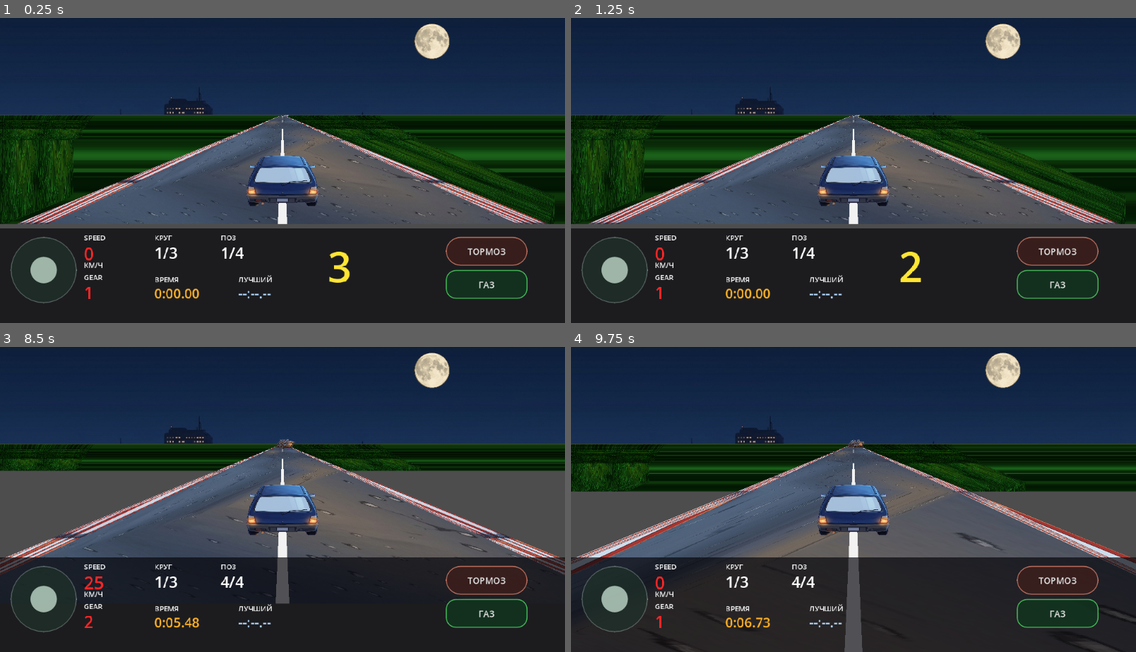
Above: before the commit, frames 1-4 (two rows, left to right).
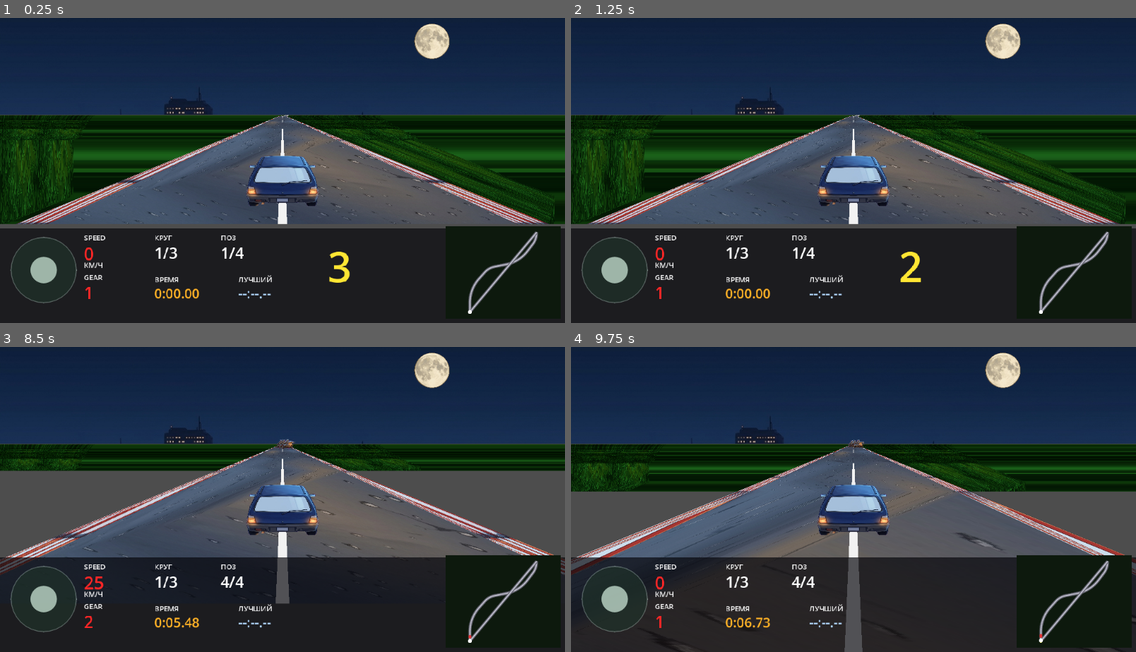
Above: after the commit, the same moments.

Repository: masterofmagic234/Arkon
Game: Godot game, scene res://scenes/level2_pseudo3d.tscn
Two runs of this game, one before a commit and one after it. Both use one fixed random seed, a clock stepped at 60 frames per second and the inputs below. This scene is started directly instead of the project's main scene.
Inputs (mouse positions are in pixels of both pictures, inside the frame that each line leads up to):
- Up to frame 1 (0.25 s): no input
- Up to frame 2 (1.25 s): click "ТОРМОЗ" at 0.5 s
- Up to frame 3 (8.5 s): click "ГАЗ" at 1.25 s; tap Enter at 2, 3.5 s; move the mouse to (406, 478) at 2.02 s; hold D (race_right) 2.03-2.75 s; click (406, 478) at 2.17 s; tap Space at 2.75 s; drag from (169, 508) to (254, 557) at 2.77 s; move the mouse to (339, 423) at 3.52 s; hold D (race_right) 3.53-4.25 s; drag from (254, 557) to (113, 444) at 4.27 s; move the mouse to (452, 542) at 5.02 s; hold A (race_left) 5.03-5.75 s; drag from (113, 444) to (197, 414) at 5.77 s; move the mouse to (310, 493) at 6.52 s; hold S (race_brake) 6.53-7.25 s; click (310, 493) at 6.67 s; drag from (197, 414) to (169, 508) at 7.27 s; move the mouse to (406, 478) at 8.02 s; hold W (race_accel) from 8.03 s (still down)
- Up to frame 4 (9.75 s): release W (race_accel) at 8.75 s; drag from (740, 508) to (825, 557) at 8.77 s; move the mouse to (910, 423) at 9.52 s; hold S (race_brake) from 9.53 s (still down)

The runs differ from the first frame. In frame 1, 2.0% of the frame differs, in the area x 78-100%, y 68-97%; in frame 2, 2.0%; in frame 3, 2.1%; in frame 4, 3.2%, in the area x 78-100%, y 68-99%.
Error before the commit: Parse Error: Cannot infer the type of "idx" variable because the value doesn't have a set type. (res://scripts/race_minimap_nes.gd:95)

Commit message:
Fix Level 2 minimap type inference

Diff:
--- a/scripts/race_minimap_nes.gd
+++ b/scripts/race_minimap_nes.gd
@@ -92,7 +92,7 @@
 
     # Player marker with smooth segment interpolation.
     if player_car:
-        var idx := player_car.segment_index % map_points.size()
-        var next_idx := (idx + 1) % map_points.size()
+        var idx: int = player_car.segment_index % map_points.size()
+        var next_idx: int = (idx + 1) % map_points.size()
         var p_pos = map_points[idx].lerp(map_points[next_idx], player_car.segment_progress) * map_scale + center_offset
         draw_circle(p_pos, 4.5, Color.WHITE)
